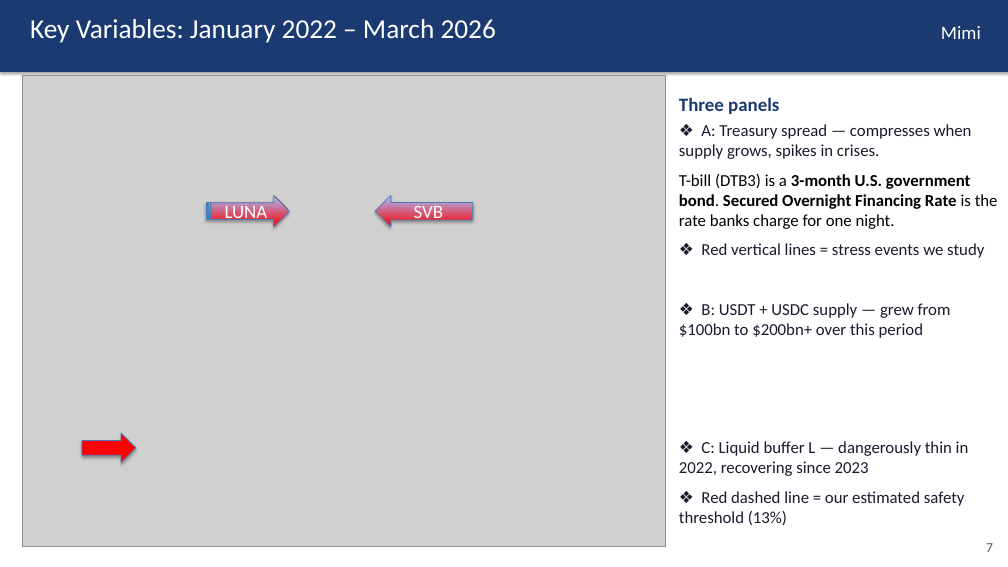
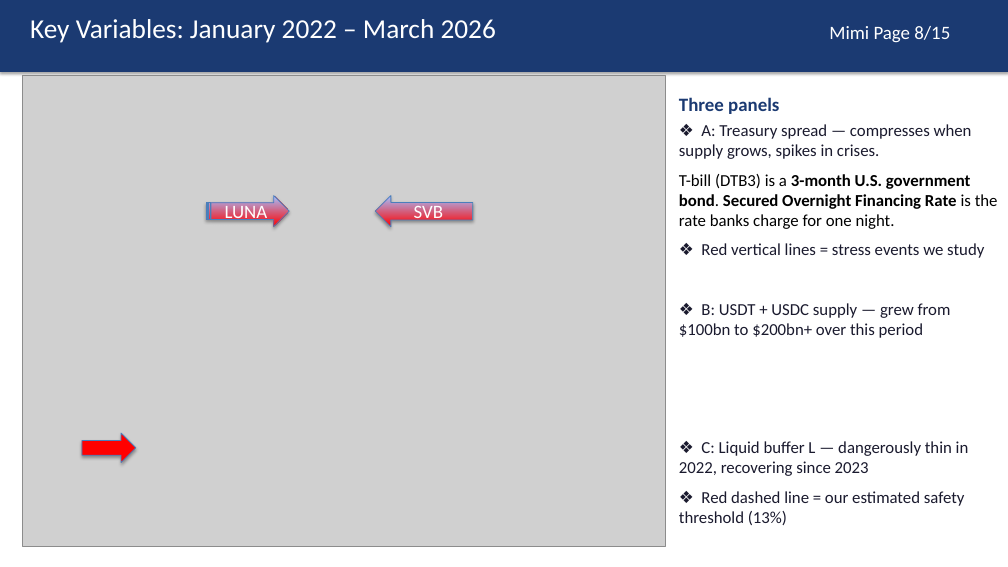
Before and after one commit to kimmireu0921/Stablecoins-and-the-Exorbitant-Privilege, a slide deck: slide 8 of FINAL_0512_Stablecoin_Exorbitant_Privilege.pptx. Drawn at 1008x567 pixels with LibreOffice and Linux fonts; fonts in the diff are those of the drawing; grey boxes stand for pictures. Boxes give left, top, right and bottom in pixels: in the first picture for what was removed or moved away, otherwise in the second. Text is boxed around its words. In the diff, an @@ line names an element or a change of style, - is before the commit and + after.

```diff
--- a/FINAL_0512_Stablecoin_Exorbitant_Privilege.pptx
+++ b/FINAL_0512_Stablecoin_Exorbitant_Privilege.pptx
@@ text added at (829,26,950,43), 18 pt, text #FFFFFF @@
+Mimi Page 8/15
@@ text removed at (941,26,981,39) @@
-Mimi
@@ text removed at (986,543,993,552) @@
-7
```
Also in this commit, not shown: 12 other slides changed.
